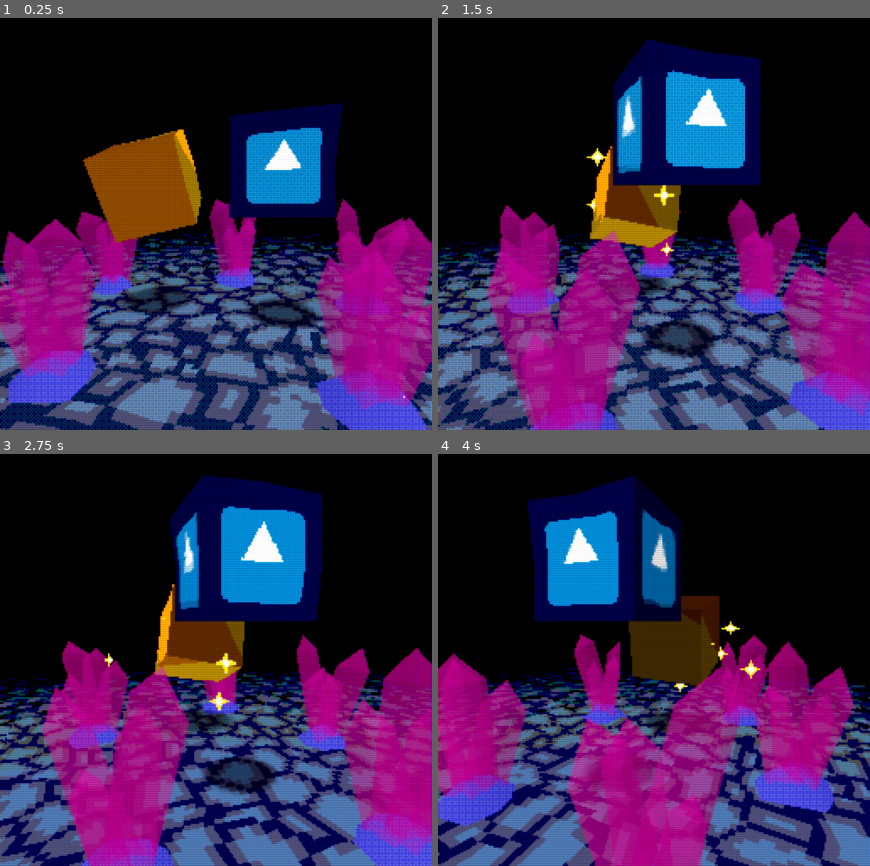
Above: before the commit, frames 1-4 (two rows, left to right).
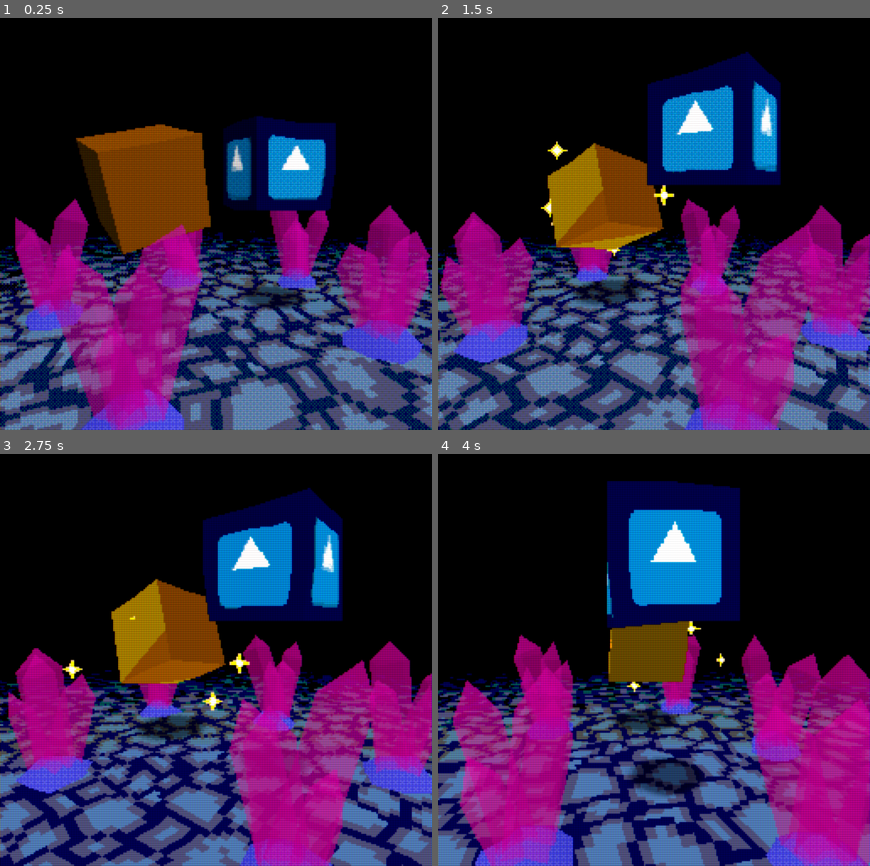
Above: after the commit, the same moments.

Repository: MenacingMecha/godot-psx-style-demo
Game: Godot game, scene res://post_process/pp_stack.tscn
The game is run twice, just before and just after one commit, with the same random seed, the same clock (stepped at 60 frames per second) and the same inputs. The engine's default icon, where the game draws it, is replaced by a stand-in: a white triangle on a blue panel in a dark square.
Inputs:
- Up to frame 1 (0.25 s): no input
- Up to frame 2 (1.5 s): tap Enter (ui_accept) at 0.5, 0.77 s; tap 2 (kb_2) at 0.6, 1.35 s
- Up to frame 3 (2.75 s): tap Enter (ui_accept) at 1.52 s; tap 2 (kb_2) at 2.1 s
- Up to frame 4 (4 s): tap 2 (kb_2) at 2.85, 3.6 s; tap Enter (ui_accept) at 3.02, 3.77 s

The runs differ from the first frame. In frame 1, 50% of the frame differs, in the area x 0-100%, y 20-100%; in frame 2, 56%; in frame 3, 56%; in frame 4, 62%, in the area x 0-100%, y 5-100%.

Commit message:
Adjusted default camera orbit rotation

Diff:
--- a/world/world.tscn
+++ b/world/world.tscn
@@ -81,7 +81,7 @@
 shape = SubResource( 4 )
 
 [node name="OrbitPoint" type="Spatial" parent="."]
-transform = Transform( 1, 0, 0, 0, 1, 0, 0, 0, 1, 0, -2.38419e-07, -4.76837e-07 )
+transform = Transform( 0.831023, 0, -0.556238, 0, 1, 0, 0.556238, 0, 0.831023, 0, -2.38419e-07, -4.76837e-07 )
 script = ExtResource( 1 )
 
 [node name="Camera" type="Camera" parent="OrbitPoint"]
